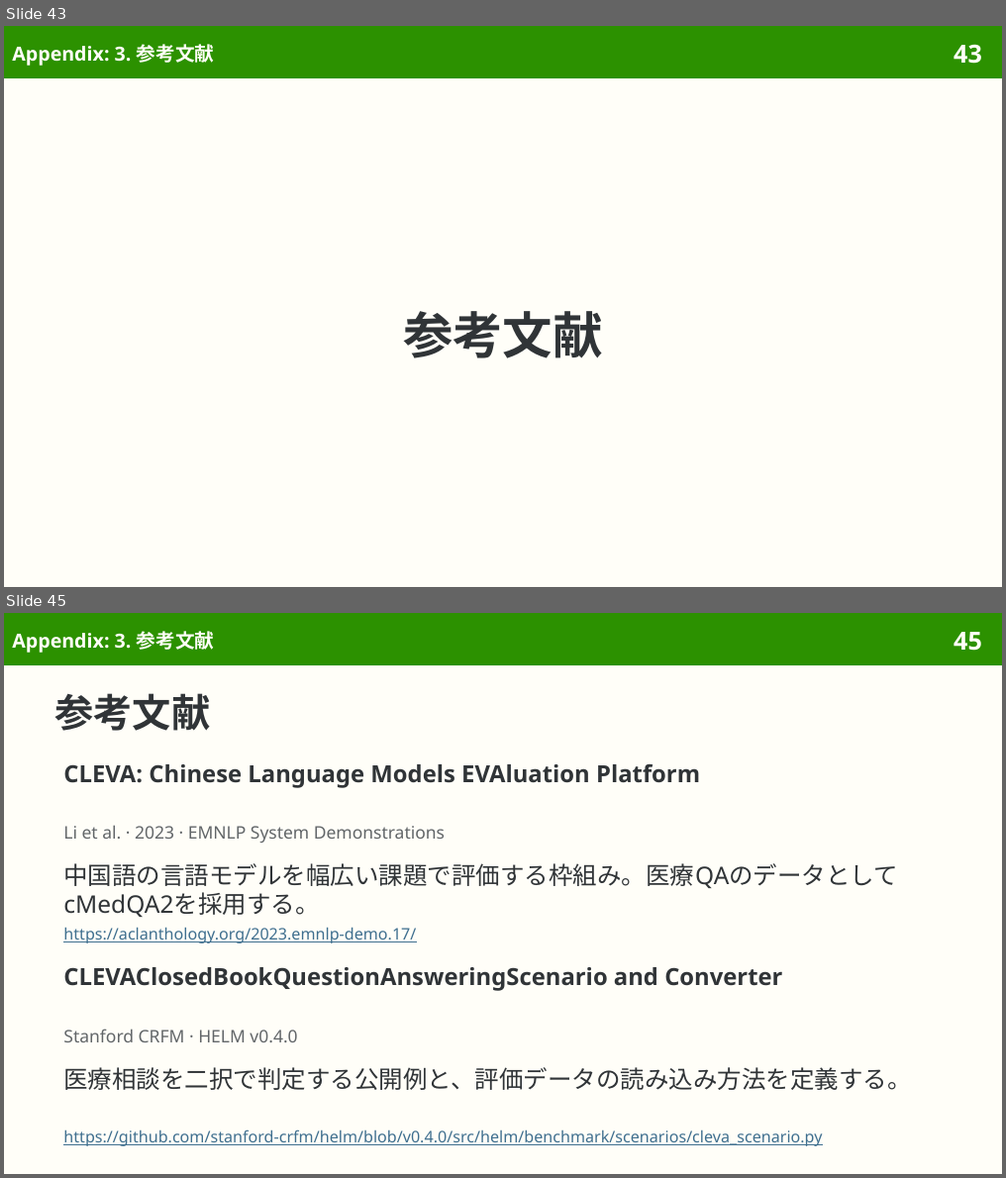
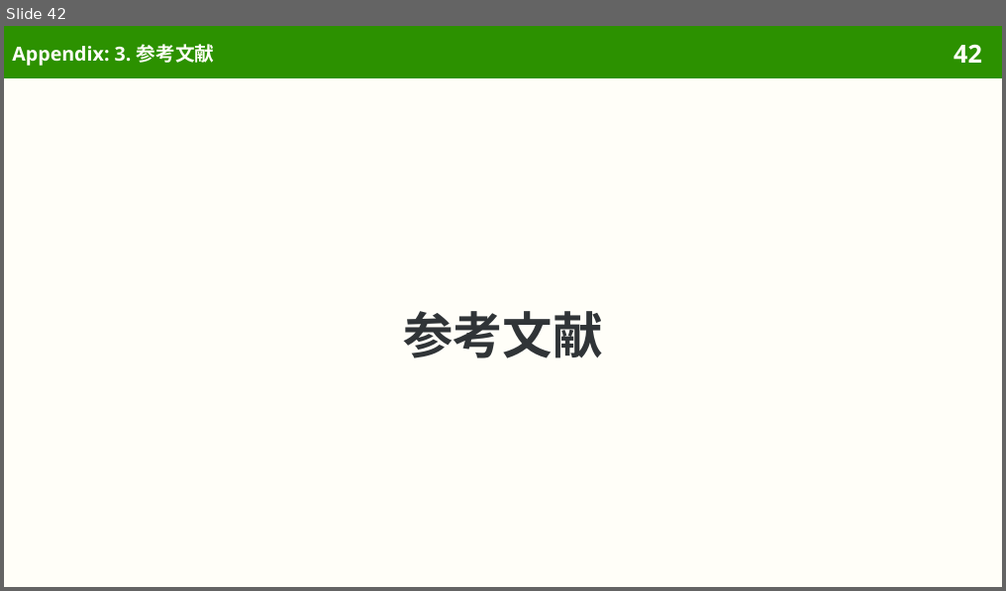
Before and after one commit to sasakiy84/datasets-in-10-minutes, a slide deck: slides/datasets-in-10-minutes-cmedqa2.pptx. Shown one above the other, each under a label of ours: slides 43 and 45 before the commit, slide 42 after it; the slides between them are not shown. The pictures are 1006x1178 and 1006x591 pixels, drawn with LibreOffice and Linux fonts; fonts in the diff are those of the drawing. Boxes give left, top, right and bottom in pixels: in the first picture for what was removed or moved away, otherwise in the second. Text is boxed around its words. In the diff, an @@ line names an element or a change of style, - is before the commit and + after.

```diff
--- a/slides/datasets-in-10-minutes-cmedqa2.pptx
+++ b/slides/datasets-in-10-minutes-cmedqa2.pptx
@@ slide 45 removed at (4,613,1002,1174), background #FFFEF8; not listed: 2 template elements that a slide beside it also shows @@
@@ title removed at (12,631,214,653) @@
-Appendix: 3. 参考文献
@@ title removed at (55,693,211,731) @@
-参考文献
@@ text removed at (63,764,700,788) @@
-CLEVA: Chinese Language Models EVAluation Platform
@@ text removed at (63,825,445,843) @@
-Li et al. · 2023 · EMNLP System Demonstrations
@@ text removed at (63,863,898,917) @@
-中国語の言語モデルを幅広い課題で評価する枠組み。医療QAのデータとしてcMedQA2を採用する。
@@ text removed at (63,927,416,944) @@
-https://aclanthology.org/2023.emnlp-demo.17/
@@ text removed at (63,967,782,991) @@
-CLEVAClosedBookQuestionAnsweringScenario and Converter
@@ text removed at (63,1029,297,1043) @@
-Stanford CRFM · HELM v0.4.0
@@ text removed at (63,1067,911,1090) @@
-医療相談を二択で判定する公開例と、評価データの読み込み方法を定義する。
@@ text removed at (63,1130,822,1147) @@
-https://github.com/stanford-crfm/helm/blob/v0.4.0/src/helm/benchmark/scenarios/cleva_scenario.py
@@ what was slide 43 is now slide 42 @@
@@ page number at (953,44,982,63): text changed @@
-43
+42
```
Also in this commit, not shown: 1 slide changed, 1 other slide removed, 54 other files.
